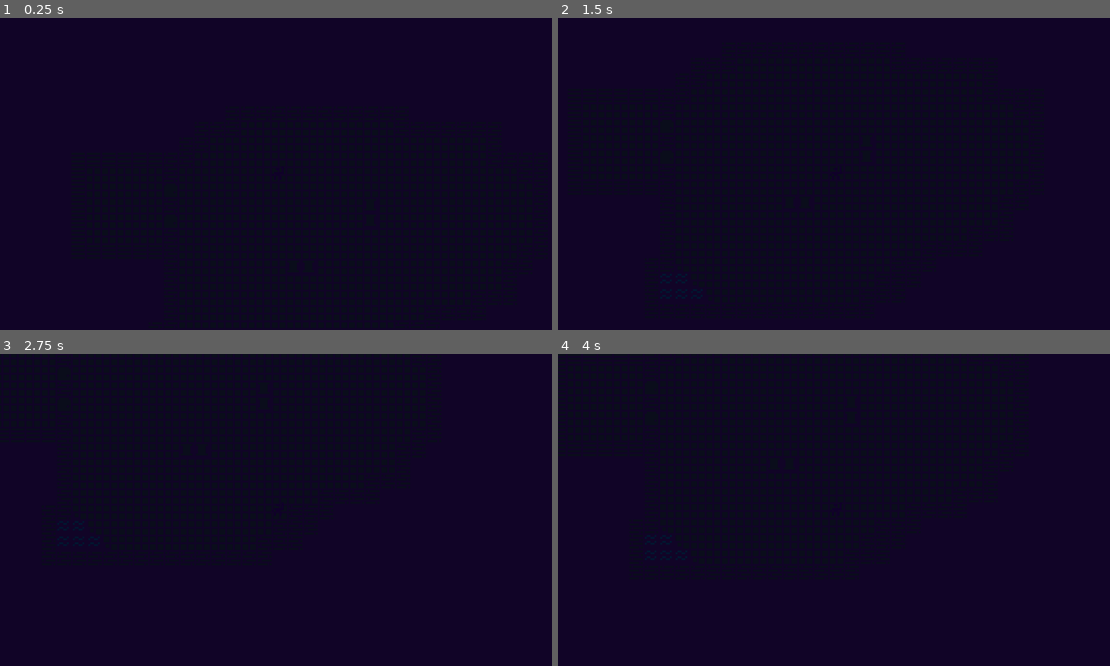
Above: before the commit, frames 1-4 (two rows, left to right).
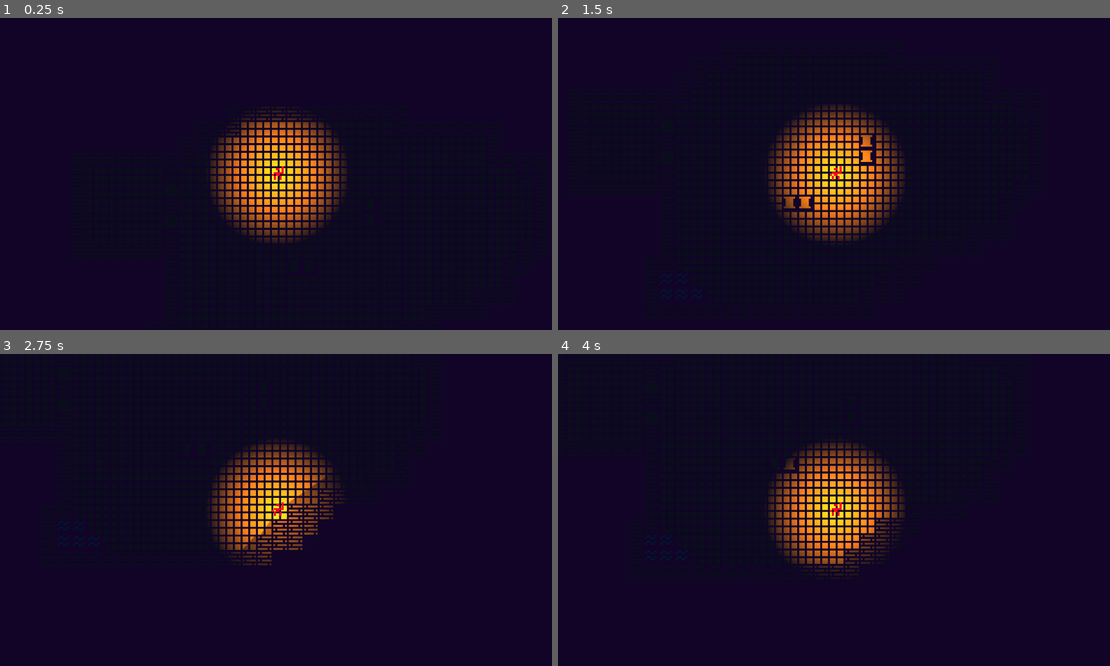
Above: after the commit, the same moments.

Repository: Hamblok0/Gremory
Game: Godot game, scene res://scenes/game.tscn
The game is run twice, just before and just after one commit, with the same random seed, the same clock (stepped at 60 frames per second) and the same inputs.
Inputs:
- Up to frame 1 (0.25 s): no input
- Up to frame 2 (1.5 s): tap Enter at 0.5 s; hold M (player_downright) 0.53-1.28 s; hold J (player_down) from 1.28 s (still down)
- Up to frame 3 (2.75 s): release J (player_down) at 2.03 s; hold M (player_downright) from 2.03 s (still down)
- Up to frame 4 (4 s): release M (player_downright) at 2.78 s; hold K (player_up) 2.78-3.53 s; hold N (player_downleft) from 3.53 s (still down)

The runs differ from the first frame. In frame 1, 5.0% of the frame differs, in the area x 38-63%, y 29-72%; in frame 2, 5.3%, in the area x 38-63%, y 28-72%; in frame 3, 4.0%; in frame 4, 4.8%.

Commit message:
Lighting changes - I think I'm just going to employ some raycasting tricks in tandem with the dual light trick I'm using to handle lighting for now because I was naive in thinking I could just pick up on shaders so quickly - Eventually, all lights will be handled by my own custom shaders

Diff:
--- a/resources/master_tile.tres
+++ b/resources/master_tile.tres
@@ -1,6 +1,9 @@
-[gd_resource type="TileSet" load_steps=3 format=3 uid="uid://cmnnwtp2xg4mq"]
+[gd_resource type="TileSet" load_steps=4 format=3 uid="uid://cmnnwtp2xg4mq"]
 
 [ext_resource type="Texture2D" uid="uid://cb2u6oyoxhcqc" path="res://resources/textures/tiles.png" id="1_a5t50"]
+
+[sub_resource type="OccluderPolygon2D" id="OccluderPolygon2D_xj5hf"]
+polygon = PackedVector2Array(-16, -16, 16, -16, 16, 16, -16, 16)
 
 [sub_resource type="TileSetAtlasSource" id="TileSetAtlasSource_3vqqm"]
 resource_name = "master"
@@ -112,8 +115,10 @@
 22:1/0/physics_layer_0/linear_velocity = Vector2(0, 0)
 22:1/0/physics_layer_0/angular_velocity = 0.0
 0:2/0 = 0
+0:2/0/occlusion_layer_0/polygon = SubResource("OccluderPolygon2D_xj5hf")
 0:2/0/physics_layer_0/linear_velocity = Vector2(0, 0)
 0:2/0/physics_layer_0/angular_velocity = 0.0
+0:2/0/physics_layer_0/polygon_0/points = PackedVector2Array(-16, -16, 16, -16, 16, 16, -16, 16)
 1:2/0 = 0
 1:2/0/physics_layer_0/linear_velocity = Vector2(0, 0)
 1:2/0/physics_layer_0/angular_velocity = 0.0
--- a/scenes/player.tscn
+++ b/scenes/player.tscn
@@ -1,27 +1,9 @@
-[gd_scene load_steps=7 format=3 uid="uid://clqd3b8kopht2"]
+[gd_scene load_steps=5 format=3 uid="uid://clqd3b8kopht2"]
 
 [ext_resource type="Script" path="res://scripts/player.gd" id="1_yta2r"]
 [ext_resource type="Texture2D" uid="uid://cb2u6oyoxhcqc" path="res://resources/textures/tiles.png" id="2_o3u3n"]
 [ext_resource type="PackedScene" uid="uid://be2qhhxflgl01" path="res://scenes/grid_move.tscn" id="3_r1ssf"]
-[ext_resource type="Shader" path="res://resources/shaders/torch.gdshader" id="4_he3sl"]
 [ext_resource type="Texture2D" uid="uid://lial8t3pc45d" path="res://resources/textures/2d_lights_and_shadows_neutral_point_light.webp" id="4_qdr13"]
-
-[sub_resource type="ShaderMaterial" id="ShaderMaterial_7lfhd"]
-shader = ExtResource("4_he3sl")
-shader_parameter/light_count = null
-shader_parameter/light_falloff = null
-shader_parameter/apply_distance_fade = null
-shader_parameter/shadows = null
-shader_parameter/soft_shadows = null
-shader_parameter/light_radius = null
-shader_parameter/shadow_march_count = null
-shader_parameter/shadow_march_min_step = null
-shader_parameter/shadow_march_step_scale = null
-shader_parameter/ambient_amount = null
-shader_parameter/ambient_occlusion = null
-shader_parameter/ao_step_count = null
-shader_parameter/ao_step_size = null
-shader_parameter/ao_influence = null
 
 [node name="Player" type="Node2D"]
 script = ExtResource("1_yta2r")
@@ -37,18 +19,15 @@
 [node name="Camera2D" type="Camera2D" parent="."]
 
 [node name="Torch" type="Node2D" parent="."]
-material = SubResource("ShaderMaterial_7lfhd")
 
 [node name="texture" type="PointLight2D" parent="Torch"]
-visible = false
 color = Color(0.792157, 0.372549, 0, 1)
-energy = 1.05
+energy = 4.12
 shadow_item_cull_mask = 0
 texture = ExtResource("4_qdr13")
 texture_scale = 1.18
 
 [node name="shadow" type="PointLight2D" parent="Torch"]
-visible = false
 color = Color(0.792157, 0.372549, 0, 1)
 energy = 3.98
 shadow_enabled = true
Renamed: resources/shaders/torch.gdshader -> resources/shaders/light.gdshader
